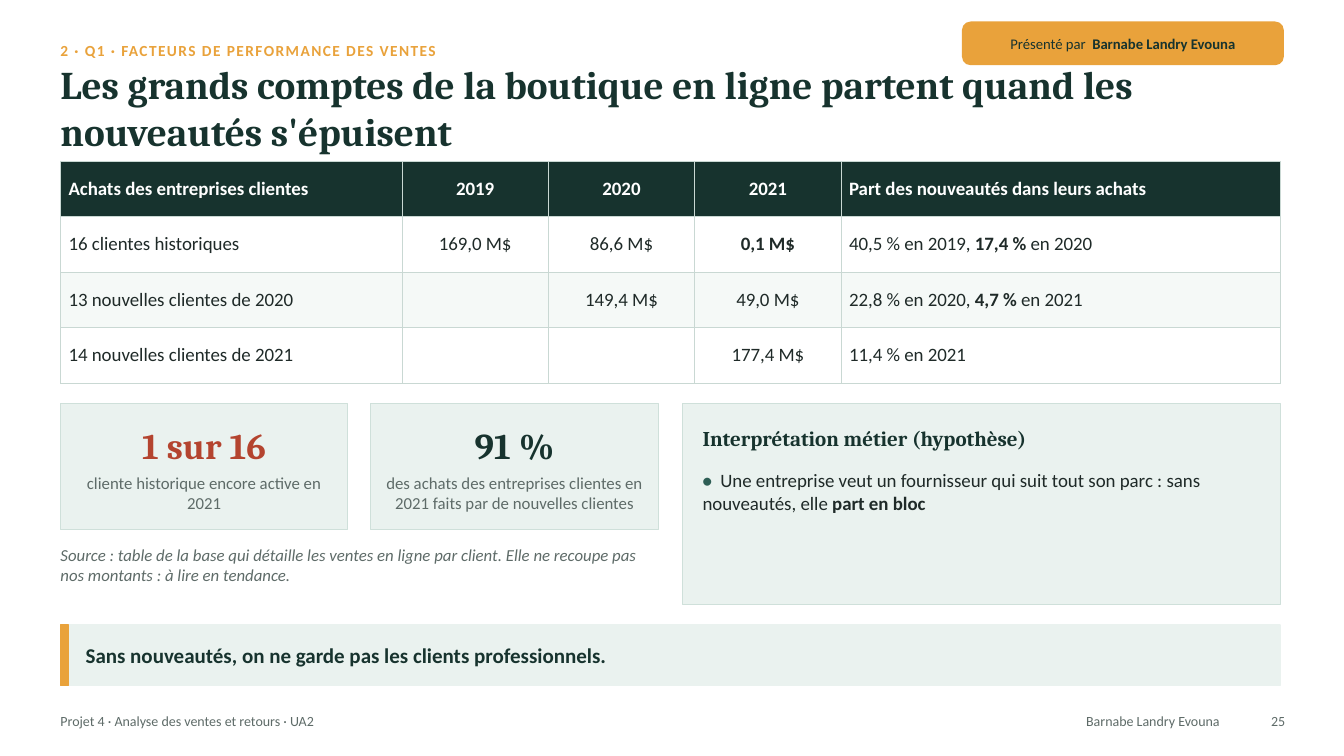
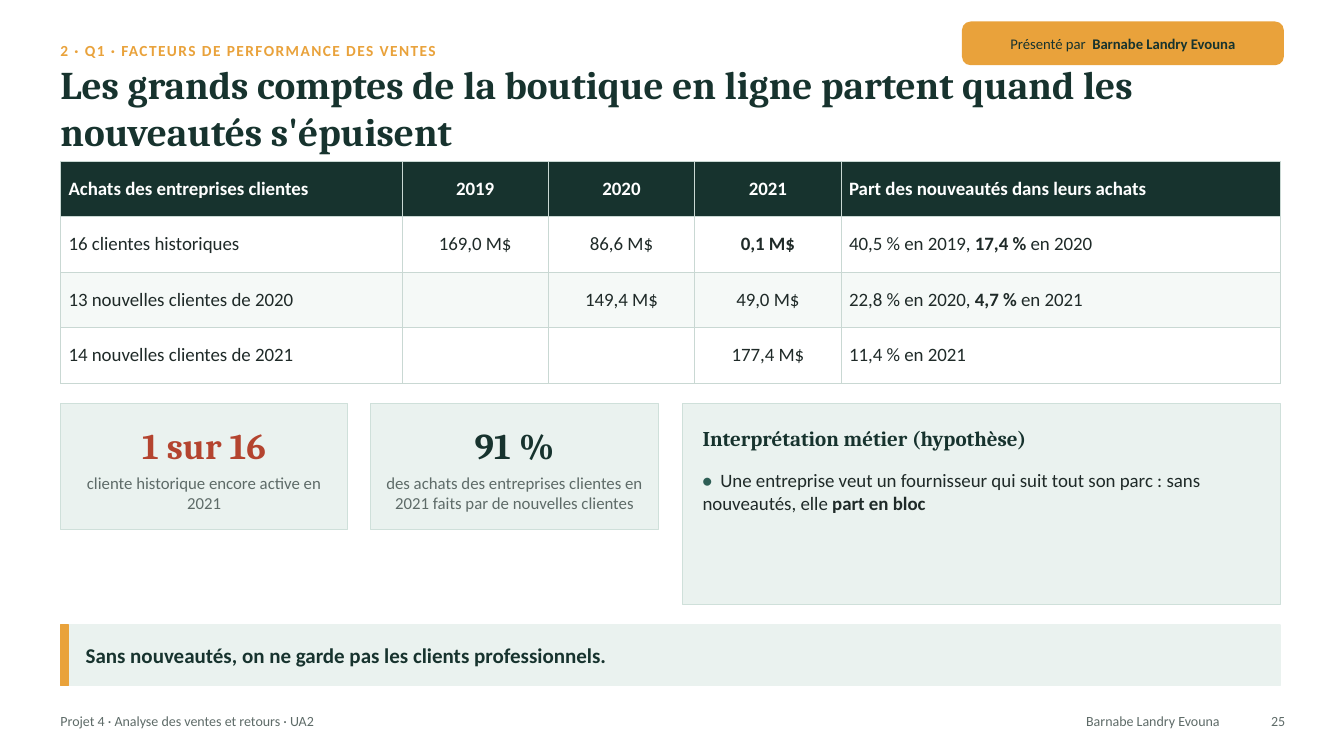
Before and after one commit to lezoul/projet4-contoso, a slide deck: slide 25 of reports/presentations/UA2_presentation_L3_L4.pptx. Drawn at 1344x756 pixels with LibreOffice and Linux fonts; fonts in the diff are those of the drawing. Boxes give left, top, right and bottom in pixels: in the first picture for what was removed or moved away, otherwise in the second. Text is boxed around its words. In the diff, an @@ line names an element or a change of style, - is before the commit and + after.

```diff
--- a/reports/presentations/UA2_presentation_L3_L4.pptx
+++ b/reports/presentations/UA2_presentation_L3_L4.pptx
@@ text removed at [60, 549, 636, 581] @@
-Source : table de la base qui détaille les ventes en ligne par client. Elle ne recoupe pas nos montants : à lire en tendance.
```
Also in this commit, not shown: 9 other slides changed.
